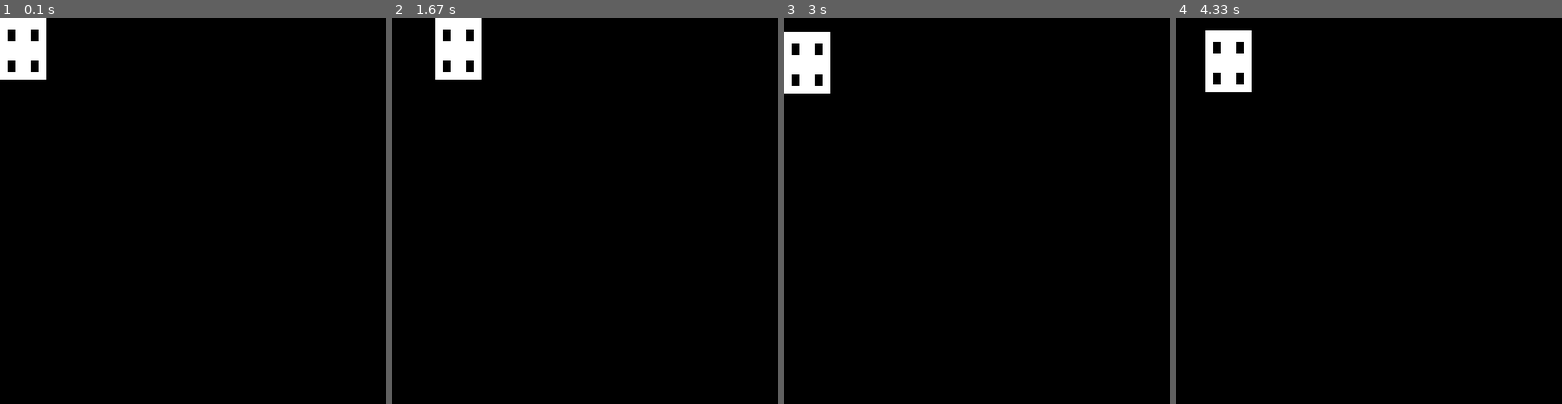
Above: before the commit, frames 1-4 (left to right).
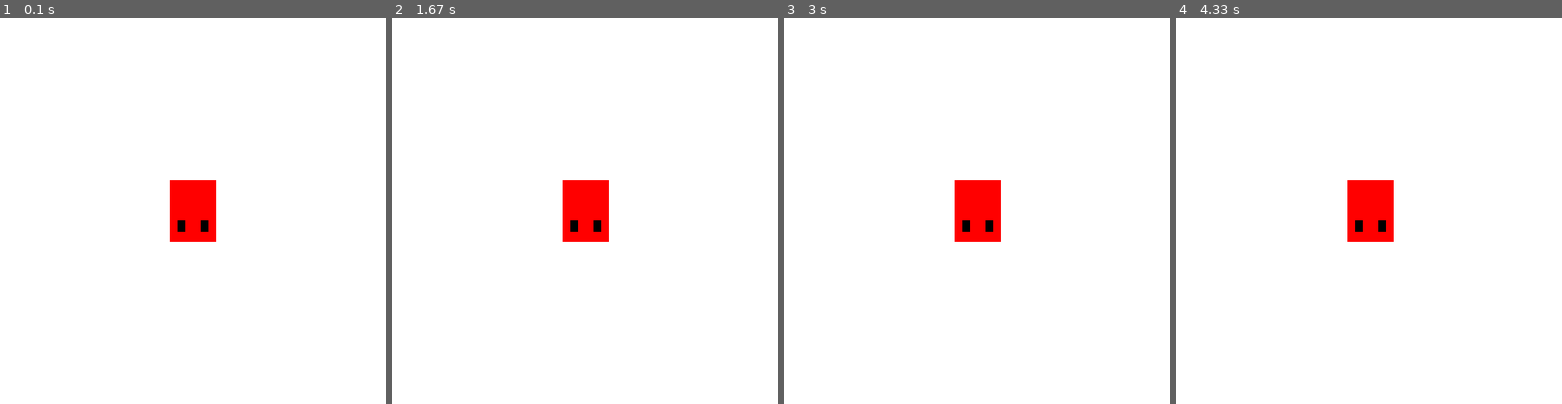
Above: after the commit, the same moments.

Repository: KhalidOwlWalid/vehicle_sim
Game: pygame game, started from theory/pygame_kbm.py
Same seed, same stepped clock (60 frames per second), same inputs: the game is played once before the commit and once after it.
Inputs:
- Up to frame 1 (0.1 s): no input
- Up to frame 2 (1.67 s): hold D 0.33-0.8 s; hold W 0.83-1.13 s; hold D 1.17-1.63 s
- Up to frame 3 (3 s): hold A 1.67-2.2 s; hold S 2.23-2.53 s; hold A 2.57-2.97 s
- Up to frame 4 (4.33 s): hold W 3-3.37 s; hold D 3.4-4.03 s; hold S from 4.07 s (still down)

The runs differ from the first frame. In frame 1, 98% of the frame differs, in the area x 0-100%, y 0-100%; in frame 2, 98%; in frame 3, 98%; in frame 4, 98%.

Commit message:
refactor: Modularize car

Diff:
--- a/theory/pygame_kbm.py
+++ b/theory/pygame_kbm.py
@@ -1,61 +1,53 @@
 import pygame
 from pygame.locals import (K_w, K_a, K_s, K_d, KEYDOWN, K_ESCAPE)
+from pygame import transform
 
 # TODO(Khalid): Create a color dictionary
 # TODO(Khalid): Modularize this class cause it sucks
+
+class Color:
+
+    @staticmethod
+    def white():
+        return (255,255,255)
+
+    @staticmethod
+    def black():
+        return (0,0,0)
+
+    def red():
+        return (255,0,0)
+
 class Car(pygame.sprite.Sprite):
-    def __init__(self):
+    def __init__(self, x: float, y: float, orientation: float, steering_angle: float, screen: pygame.display):
         super(Car, self).__init__()
+        # Car properties
+        self.CHASSIS_LENGTH = 80
+        self.CHASSIS_WIDTH = 60
+        self.WHEEL_WIDTH = 10
+        self.WHEEL_DIAMETER = 15
 
-        self.x = 0
-        self.y = 0
+        # Due to how pygame blits the top left corner on top of the surface top left corner
+        # We calculated it this way to centralized it
+        self.cog = ((self.CHASSIS_WIDTH - self.WHEEL_WIDTH)/2, (self.CHASSIS_LENGTH - self.WHEEL_DIAMETER)/2)
 
-        # Create the body of the car
-        CHASSIS_WIDTH = 60
-        CHASSIS_HEIGHT = 80
-        self.surf = pygame.Surface((CHASSIS_WIDTH, CHASSIS_HEIGHT))
-        self.surf.fill((255, 255, 255))
+        # Due to how this is calculated, we shift xc and yc position to the center of chassis
+        self.xc = x - self.CHASSIS_WIDTH/2
+        self.yc = y - self.CHASSIS_LENGTH/2
+        self.orientation = orientation
+        self.steering_angle = steering_angle
+        self.screen = screen
+
+
+        self.surf = pygame.Surface(((self.CHASSIS_WIDTH), self.CHASSIS_LENGTH))
+        self.surf.fill(Color.red())
         self.rect = self.surf.get_rect()
 
-        # Create wheels
-        WHEEL_WIDTH = 10
-        WHEEL_HEIGHT = 15
-        CHASSIS_CENTER = ((CHASSIS_WIDTH - WHEEL_WIDTH)/2, (CHASSIS_HEIGHT - WHEEL_WIDTH)/2)
-
-        self.fl_surf = pygame.Surface((WHEEL_WIDTH, WHEEL_HEIGHT))
-        self.fl_surf.fill((0,0,0))
-        self.fl_rect = self.fl_surf.get_rect()
-        self.surf.blit(self.fl_surf, dest=(CHASSIS_CENTER[0] - 15, CHASSIS_CENTER[1] - 20))
-
-        self.fr_surf = pygame.Surface((WHEEL_WIDTH, WHEEL_HEIGHT))
-        self.fr_surf.fill((0,0,0))
-        self.fr_rect = self.fr_surf.get_rect()
-        self.surf.blit(self.fr_surf, dest=(CHASSIS_CENTER[0] + 15, CHASSIS_CENTER[1] - 20))
-
-        # Rear wheels
-        pygame.draw.rect(self.surf, color=(0,0,0), rect=pygame.Rect(CHASSIS_CENTER[0] - 15, CHASSIS_CENTER[1] + 20, WHEEL_WIDTH, WHEEL_HEIGHT))
-        pygame.draw.rect(self.surf, color=(0,0,0), rect=pygame.Rect(CHASSIS_CENTER[0] + 15, CHASSIS_CENTER[1] + 20, WHEEL_WIDTH, WHEEL_HEIGHT))
-
-    # Move the sprite based on user keypresses
-    def update(self, pressed_keys):
-        if pressed_keys[K_w]:
-            self.rect.move_ip(0, -1)
-        if pressed_keys[K_s]:
-            self.rect.move_ip(0, 1)
-        if pressed_keys[K_a]:
-            self.rect.move_ip(-1, 0)
-        if pressed_keys[K_d]:
-            self.rect.move_ip(1, 0)
-
-            # Keep player on the screen
-        if self.rect.left < 0:
-            self.rect.left = 0
-        if self.rect.right > SCREEN_WIDTH:
-            self.rect.right = SCREEN_WIDTH
-        if self.rect.top <= 0:
-            self.rect.top = 0
-        if self.rect.bottom >= SCREEN_HEIGHT:
-            self.rect.bottom = SCREEN_HEIGHT
+    def draw_rear_wheel(self, reflect: int=1) -> tuple[int]:
+        """
+        reflect (1,-1) where 1 is for right side, and -1 for left side
+        """
+        pygame.draw.rect(self.surf, color=Color.black(), rect=pygame.Rect(self.cog[0] + reflect * self.CHASSIS_WIDTH/4, self.cog[1] + self.CHASSIS_LENGTH/4, self.WHEEL_WIDTH, self.WHEEL_DIAMETER))
 
 pygame.init()
 
@@ -67,10 +59,11 @@
 # Run until the user asks to quit
 running = True
 
-car = Car()
+SCREEN_CENTER = (SCREEN_WIDTH/2, SCREEN_HEIGHT/2)
+car = Car(x=SCREEN_CENTER[0], y=SCREEN_CENTER[1], orientation=0, steering_angle=0, screen=screen)
 
-all_sprites = pygame.sprite.Group()
-all_sprites.add(car)
+entities = pygame.sprite.Group()
+entities.add(car)
 
 while running:
 
@@ -84,16 +77,16 @@
             if event.key == K_ESCAPE:
                 running = False
 
-    pressed_keys = pygame.key.get_pressed()
-    car.update(pressed_keys)
+    screen.fill(Color.white())
 
+    for entity in entities:
+        entity.draw_rear_wheel(reflect=1)
+        entity.draw_rear_wheel(reflect=-1)
+        screen.blit(entity.surf, (entity.xc, entity.yc))
     # Fill the background with white
-    screen.fill((0, 0, 0))
-
-    for entity in all_sprites:
-        screen.blit(entity.surf, entity.rect)
 
     # Flip the display
+    car.xc += 0.01
     pygame.display.flip()
 
 # Done! Time to quit.
